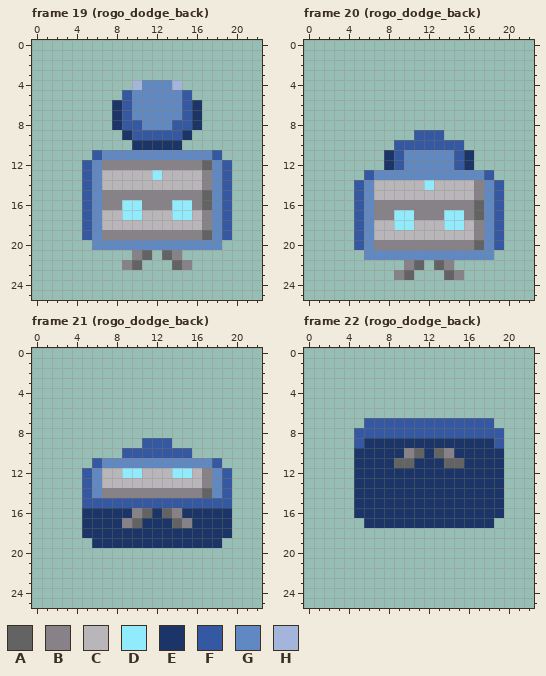
Two states of a pixel-art file, RawResources/Characters/Rogo/rogo.aseprite. The first picture shows the starting point.
24x26 pixels, 355 frames. Colours within 5 levels of each other are drawn and written as one. Shown: frame 19 (rogo_dodge_back), frame 20 (rogo_dodge_back), frame 21 (rogo_dodge_back), frame 22 (rogo_dodge_back). The old version is drawn lined up with the new one, on the new canvas. The commit also changed other frames, which this record leaves out.
Visible layers, top first: "hands", "rogo".
Palette (. is transparent): A #636363  B #878288  C #b8b6b9  D #90ebfd  E #1b3568  F #3458a2  G #6088c3  H #a3b5db
Pixels before, frame 19 (rogo_dodge_back), first column x 5:
 4 .....HGGGH.....
 5 ....FGGGGGF....
 6 ...EFGGGGGFE...
 7 ...EFGGGGGFE...
 8 ...EFFGGGFFE...
 9 ....EFFFFFE....
10 .....EEEEE.....
11 .FGGGGGGGGGGGF.
12 FGBBBBBBBBBBAGF
13 FGCCCCCDCCCCBGF
14 FGCCCCCCCCCCBGF
15 FGBBBBBBBBBBAGF
16 FGBBDDBBBDDBAGF
17 FGCCDDCCCDDCBGF
18 FGCCCCCCCCCCBGF
19 FGBBBBBBBBBBAGF
20 .GGGGGGGGGGGGG.
21 .....BA.AB.....
22 ....BA...AB....
Pixels before, frame 20 (rogo_dodge_back), first column x 5:
 9 ......FFF......
10 ....FFFFFFF....
11 ...EFGGGGGFE...
12 ...EFGGGGGFE...
13 .FGGGGGGGGGGGF.
14 FGCCCCCDCCCCBGF
15 FGCCCCCCCCCCBGF
16 FGBBBBBBBBBBAGF
17 FGBBDDBBBDDBAGF
18 FGCCDDCCCDDCBGF
19 FGCCCCCCCCCCBGF
20 FGBBBBBBBBBBAGF
21 .GGGGGGGGGGGGG.
22 .....BA.AB.....
23 ....BA...AB....
Pixels before, frame 21 (rogo_dodge_back), first column x 5:
 9 ......FFF......
10 ....FFFFFFF....
11 .FGGGGGGGGGGGF.
12 FGCCDDCCCDDCBGF
13 FGCCCCCCCCCCBGF
14 FGBBBBBBBBBBAGF
15 FFFFFFFFFFFFFFF
16 EEEEEBAEABEEEEE
17 EEEEBAEEEABEEEE
18 EEEEEEEEEEEEEEE
19 .EEEEEEEEEEEEE.
Pixels before, frame 22 (rogo_dodge_back), first column x 5:
 7 .FFFFFFFFFFFFF.
 8 FFFFFFFFFFFFFFF
 9 FEEEEEEEEEEEEEF
10 EEEEEBAEABEEEEE
11 EEEEAAEEEAAEEEE
12 EEEEEEEEEEEEEEE
13 EEEEEEEEEEEEEEE
14 EEEEEEEEEEEEEEE
15 EEEEEEEEEEEEEEE
16 EEEEEEEEEEEEEEE
17 .EEEEEEEEEEEEE.
The same view after the edit:
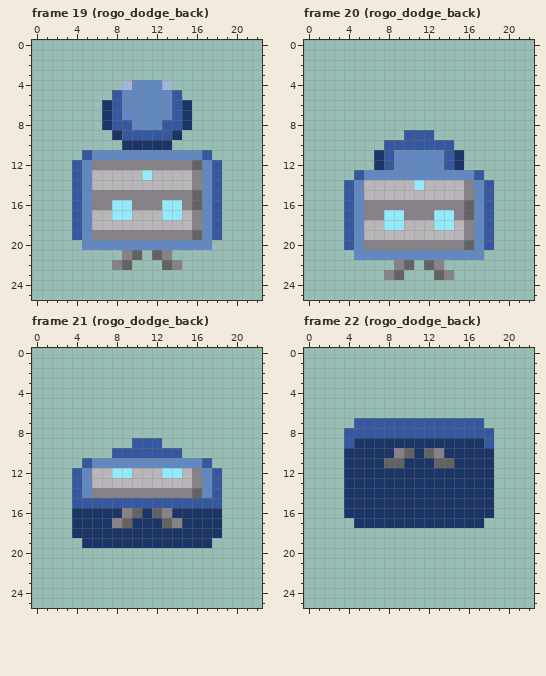
Change:
canvas 24x26 -> 23x26, the old top-left corner now at -1,0 (the part of the old canvas that was cut away was empty and is not shown)
Changed rows in their new state; - is an unchanged pixel.
Frame 19 (rogo_dodge_back):
first column x 4:
 4 -----HG--H.-----
 5 ----FG----F.----
 6 ---EFG----FE.---
 7 ---EFG----FE.---
 8 ---EF-G--F-E.---
 9 ----EF----E.----
10 -----E----.-----
11 -FG----------F.-
12 FGB---------AGF.
13 FGC----DC---BGF.
14 FGC---------BGF.
15 FGB---------AGF.
16 FGB-D-B--D-BAGF.
17 FGC-D-C--D-CBGF.
18 FGC---------BGF.
19 FGB---------AGF.
20 -G------------.-
21 -----BA.AB.-----
22 ----BA.--AB.----
Frame 20 (rogo_dodge_back):
first column x 4:
 9 ------F--.------
10 ----F------.----
11 ---EFG----FE.---
12 ---EFG----FE.---
13 -FG----------F.-
14 FGC----DC---BGF.
15 FGC---------BGF.
16 FGB---------AGF.
17 FGB-D-B--D-BAGF.
18 FGC-D-C--D-CBGF.
19 FGC---------BGF.
20 FGB---------AGF.
21 -G------------.-
22 -----BA.AB.-----
23 ----BA.--AB.----
Frame 21 (rogo_dodge_back):
first column x 4:
 9 ------F--.------
10 ----F------.----
11 -FG----------F.-
12 FGC-D-C--D-CBGF.
13 FGC---------BGF.
14 FGB---------AGF.
15 F--------------.
16 E----BAEABE----.
17 E---BAE--ABE---.
18 E--------------.
19 -E------------.-
Frame 22 (rogo_dodge_back):
first column x 4:
 7 -F------------.-
 8 F--------------.
 9 FE------------F.
10 E----BAEABE----.
11 E---A-E--A-E---.
12 E--------------.
13 E--------------.
14 E--------------.
15 E--------------.
16 E--------------.
17 -E------------.-
